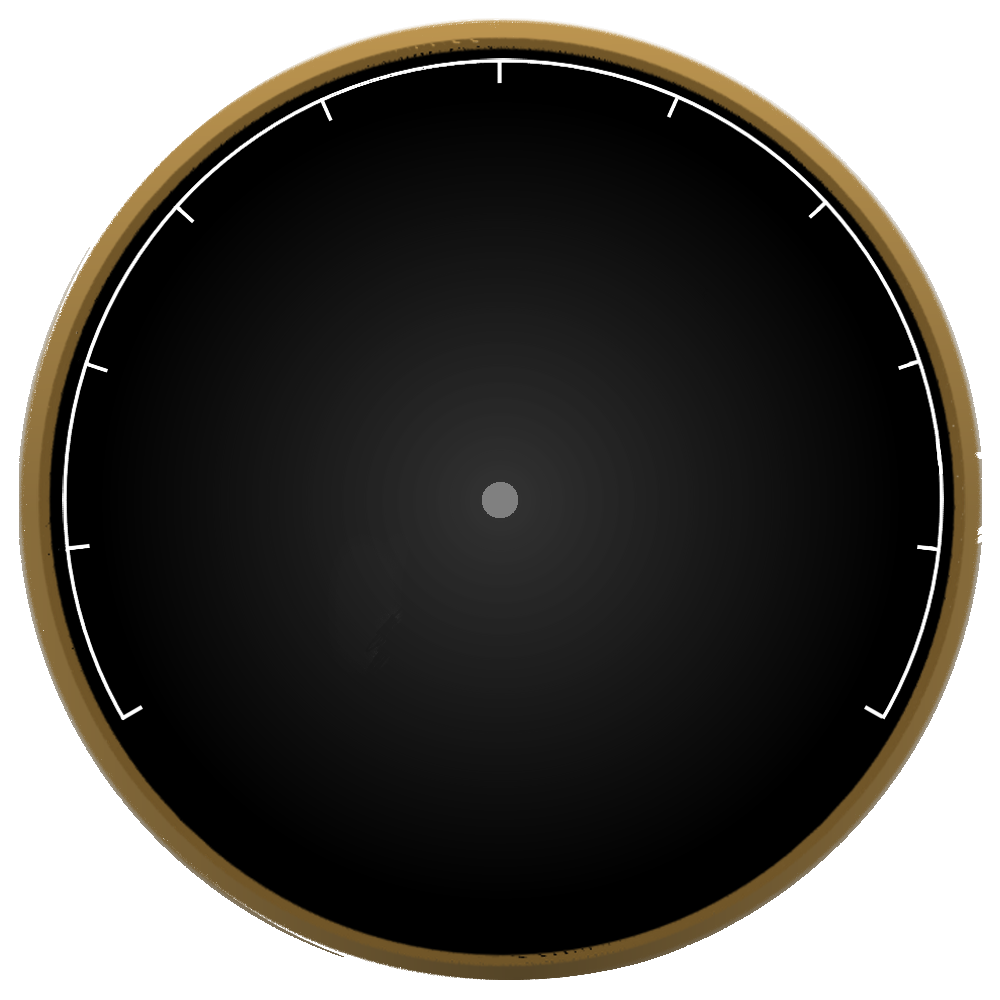
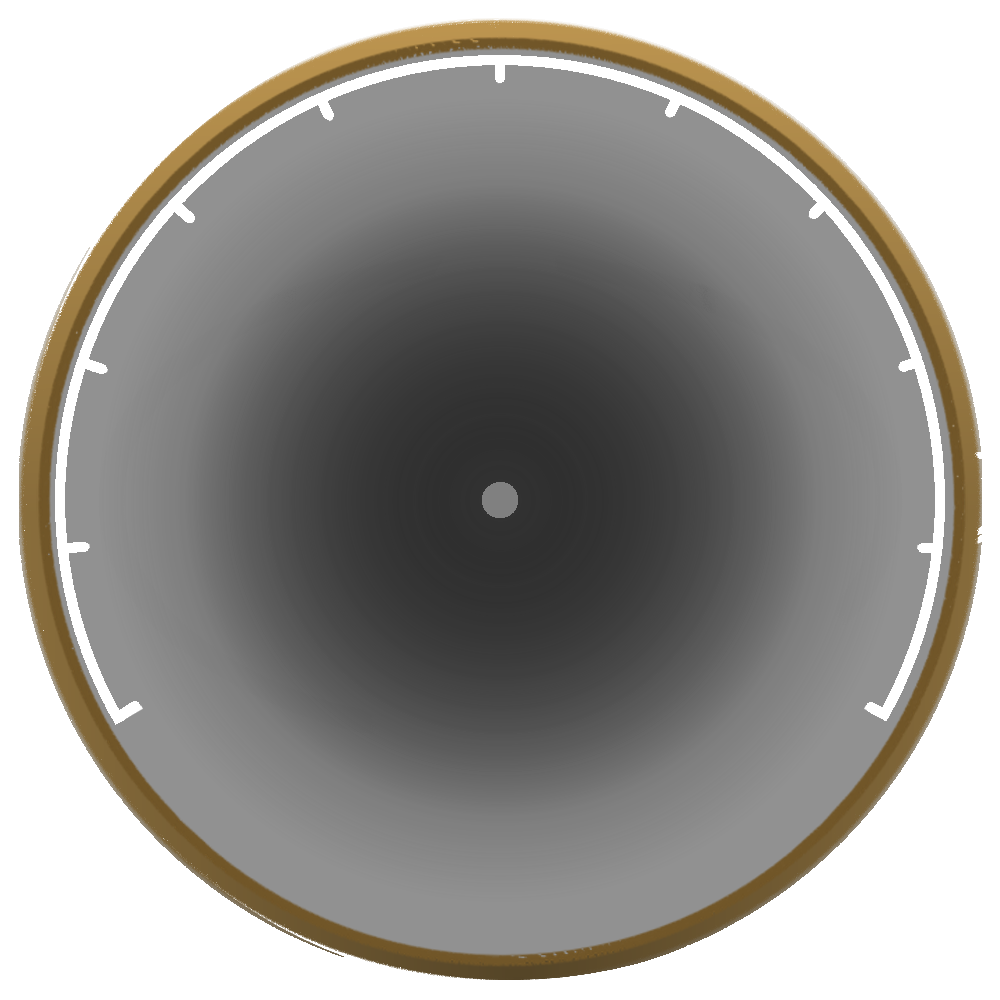
Before/after of a 1000 x 1000 layered artwork. What changed in the layer stack:
painted on "Layer 11" over [45, 45, 957, 959]
painted on "Layer 7" over [45, 45, 957, 959]
"Layer 4": opacity 100% → 43%, painted on it over [45, 45, 957, 959]
